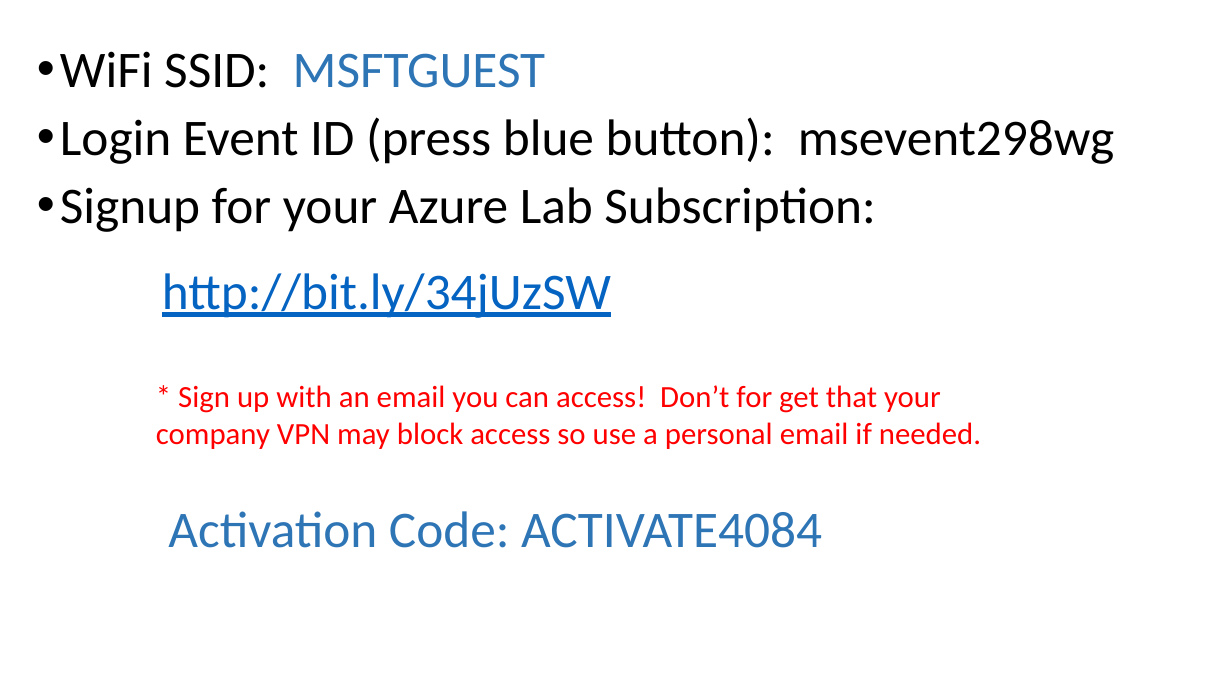
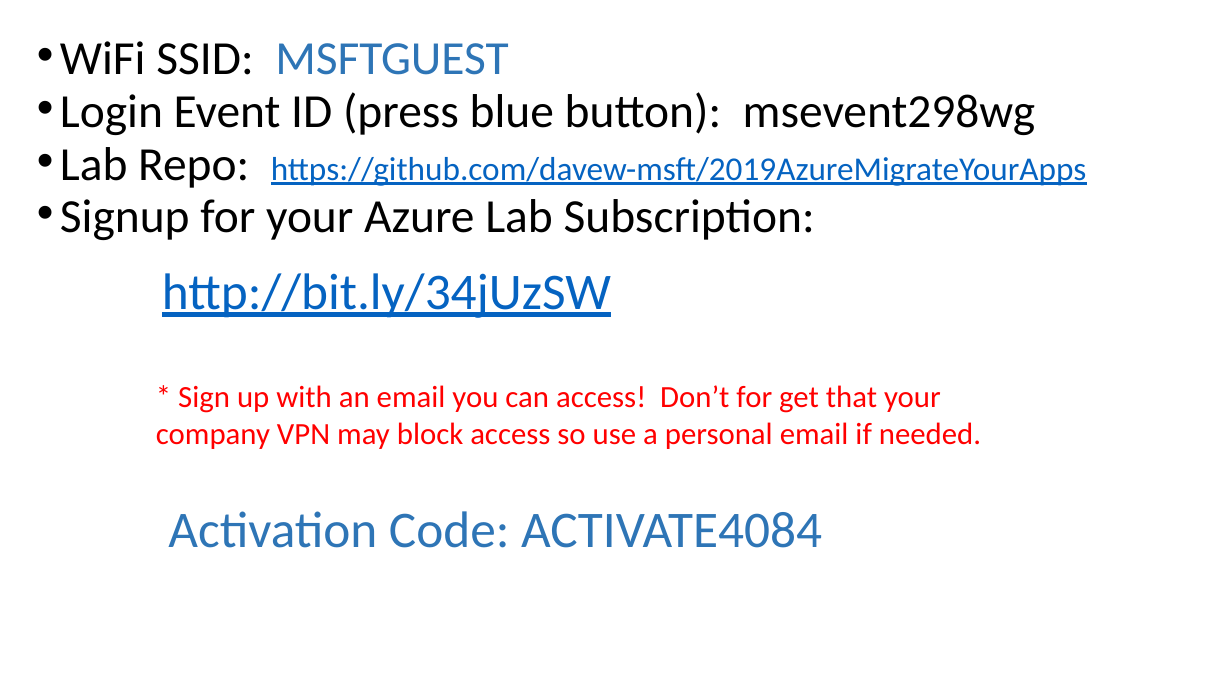
Before and after one commit to davew-msft/2019AzureMigrateYourApps, a slide deck: slide 1 of Presentations/AzureLabSetup.pptx. Drawn at 1232x693 pixels with LibreOffice and Linux fonts; fonts in the diff are those of the drawing. Boxes give left, top, right and bottom in pixels: in the first picture for what was removed or moved away, otherwise in the second. Text is boxed around its words. In the diff, an @@ line names an element or a change of style, - is before the commit and + after.

Commit message:
updates for Malvern event

```diff
--- a/Presentations/AzureLabSetup.pptx
+++ b/Presentations/AzureLabSetup.pptx
@@ text at [60,41,1036,240]: size 40 to 37 pt in "WiFi SSID: MSFTGUEST", "Login Event ID (press blue button): msevent298wg", "Signup for your Azure Lab Subscription:"; line spacing 0.9 to 0.7 @@
@@ text at [60,147,1087,188]: paragraph added @@
+• Lab Repo: https://github.com/davew-msft/2019AzureMigrateYourApps
```
Also in this commit, not shown: 3 other files.
